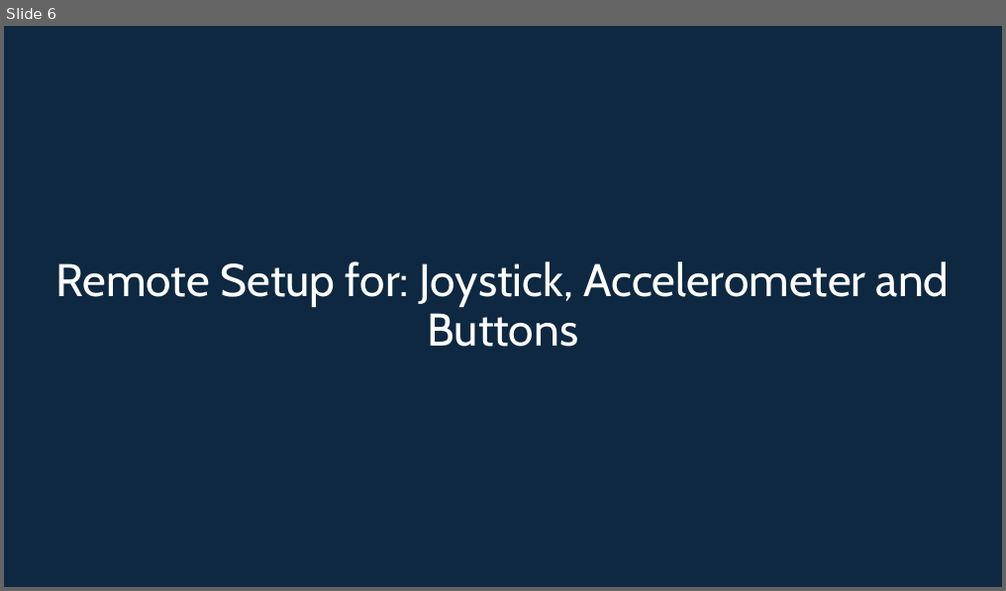
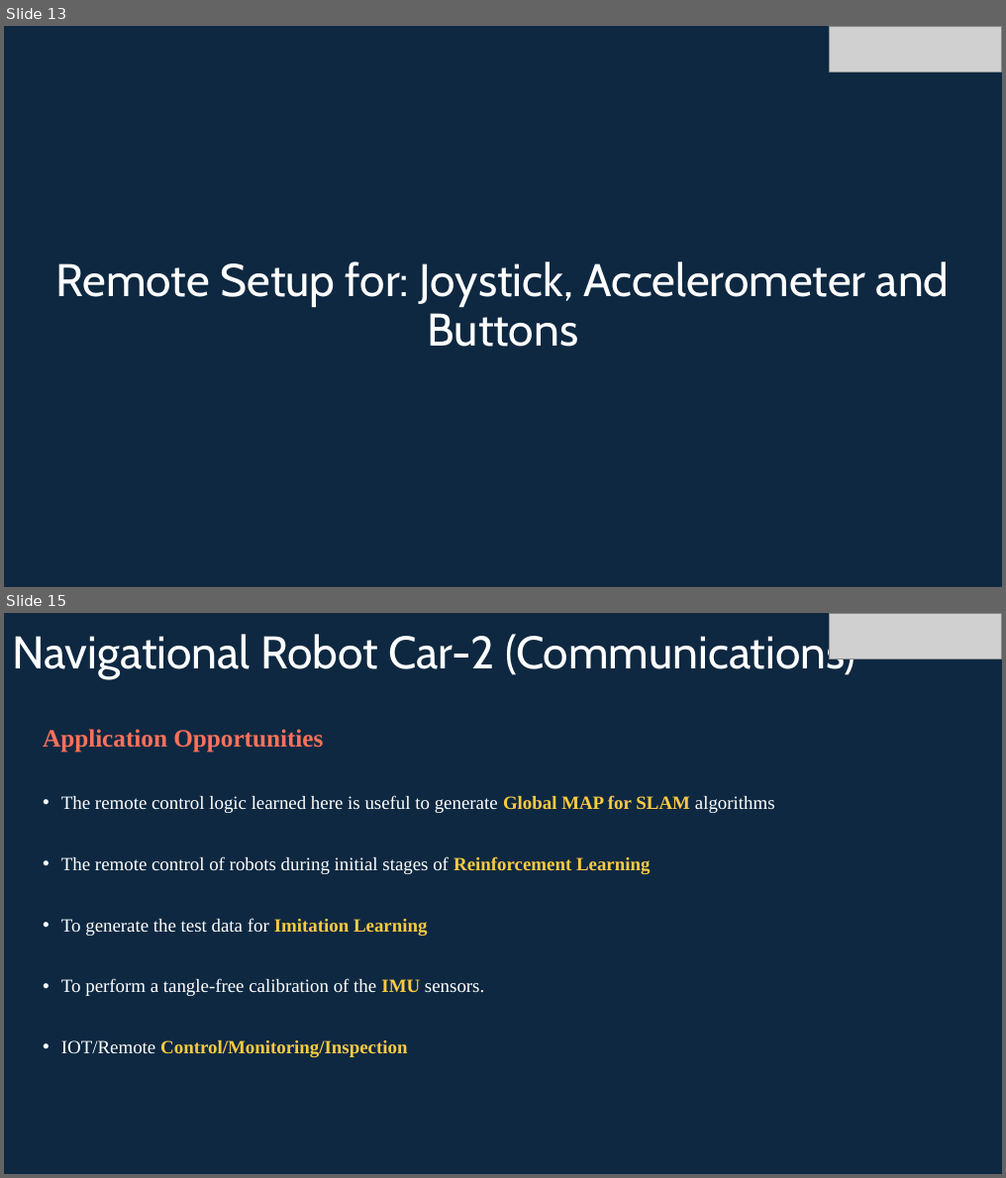
Before and after one commit to info-zas/Training, a slide deck: GPREC/05_Navigational_Robot_Car-2-Comms/ZASRobotics_Car-2.pptx. Shown one above the other, each under a label of ours: slide 6 before the commit, slides 13 and 15 after it; the slides between them are not shown. The pictures are 1006x591 and 1006x1178 pixels, drawn with LibreOffice and Linux fonts; fonts in the diff are those of the drawing; grey boxes stand for pictures. Boxes give left, top, right and bottom in pixels: in the first picture for what was removed or moved away, otherwise in the second. Text is boxed around its words. In the diff, an @@ line names an element or a change of style, - is before the commit and + after.

```diff
--- a/GPREC/05_Navigational_Robot_Car-2-Comms/ZASRobotics_Car-2.pptx
+++ b/GPREC/05_Navigational_Robot_Car-2-Comms/ZASRobotics_Car-2.pptx
@@ slide 15 added at (4,613,1002,1174), background #0E2841 @@
@@ title added at (12,630,855,679), 44 pt, text #FFFFFF @@
+Navigational Robot Car-2 (Communications)
@@ picture added at (829,613,1001,660) @@
@@ text added at (43,729,775,1058), 18 pt, text #FFFFFF @@
+Application Opportunities
+• The remote control logic learned here is useful to generate Global MAP for SLAM algorithms
+• The remote control of robots during initial stages of Reinforcement Learning
+• To generate the test data for Imitation Learning
+• To perform a tangle-free calibration of the IMU sensors.
+• IOT/Remote Control/Monitoring/Inspection
@@ what was slide 6 is now slide 13 @@
@@ slide 13 changed as well @@
@@ picture added at (829,26,1001,73) @@
```
Also in this commit, not shown: 7 other slides changed, 8 other slides added, 4 slides removed.
